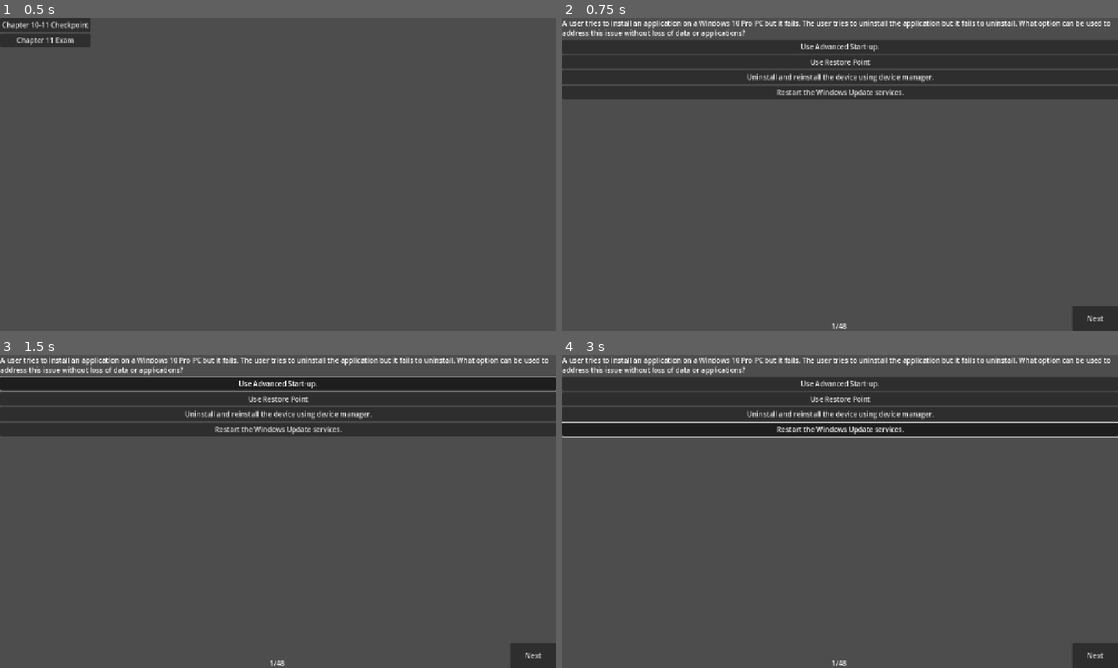
Above: before the commit, frames 1-4 (two rows, left to right).
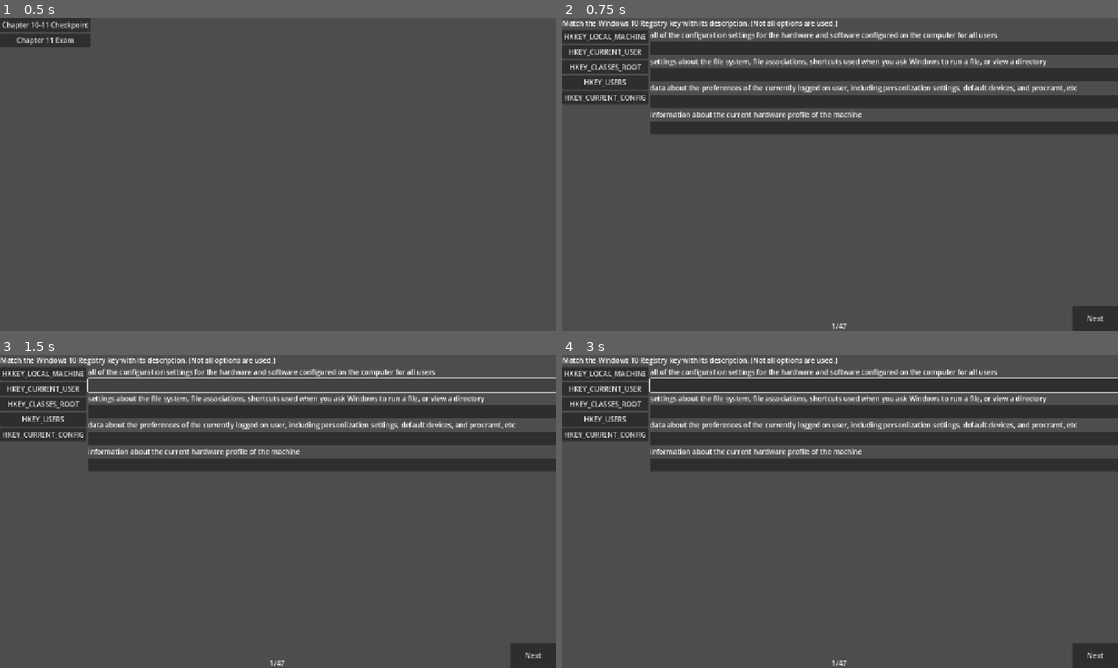
Above: after the commit, the same moments.

Repository: JMO1212/Quiz-Software
Game: Godot game, scene res://main.tscn
Two runs of this game, one before a commit and one after it. Both use one fixed random seed, a clock stepped at 60 frames per second and the inputs below.
Inputs (mouse positions are in pixels of both pictures, inside the frame that each line leads up to):
- Up to frame 1 (0.5 s): no input
- Up to frame 2 (0.75 s): click "Chapter 11 Exam" at 0.5 s
- Up to frame 3 (1.5 s): click (278, 383) at 1.25 s, where only the run before the commit has a clickable "Use Advanced Start-up."
- Up to frame 4 (3 s): click (840, 383) at 2 s, where only the run before the commit has a clickable "Use Advanced Start-up."; click (840, 430) at 2.75 s, where only the run before the commit has a clickable "Restart the Windows Update se…"

Frame 1 is identical in both runs. In frame 2, 17% of the frame differs, in the area x 0-100%, y 0-100%; in frame 3, 20%; in frame 4, 18%.

Commit message:
removed test question and shuffle questions in chapter 11

Diff:
--- a/Chapters/chapter_11_exam.gd
+++ b/Chapters/chapter_11_exam.gd
@@ -15,17 +15,6 @@
 		1,
 		"A user tries to install an application on a Windows 10 Pro PC but it fails. The user tries to uninstall the application but it fails to uninstall. What option can be used to address this issue without loss of data or applications?",
 		"Use Advanced Start-up.", "Use Restore Point", "Uninstall and reinstall the device using device manager.", "Restart the Windows Update services.", 2
-	],
-	[
-		MATCH,
-		"Match the message types in the Windows 10 Event Viewer with their description. (Not all options are used.)",
-		["Information", "Warning", "Error", "Critical", "Success Audit", "Failure Audit"],
-		["A successful event is logged",
-		"Immediate action is required.",
-		"A security event has been successful",
-		"A problem exists, but no immediate action is required",
-		"There is an indication of a potential problem with a software component that is not functioning ideally"],
-		[1, 4, 5, 3, 2]
 	],
 	[
 		1,
@@ -297,7 +286,7 @@
 func _ready() -> void:
 	print(Questions.size())
 	#Answers.resize(Questions.size())
-	#Questions.shuffle()
+	Questions.shuffle()
 	if Questions[0][0] == MATCH:
 		PrepareMatchQuestion(0)
 	else:
